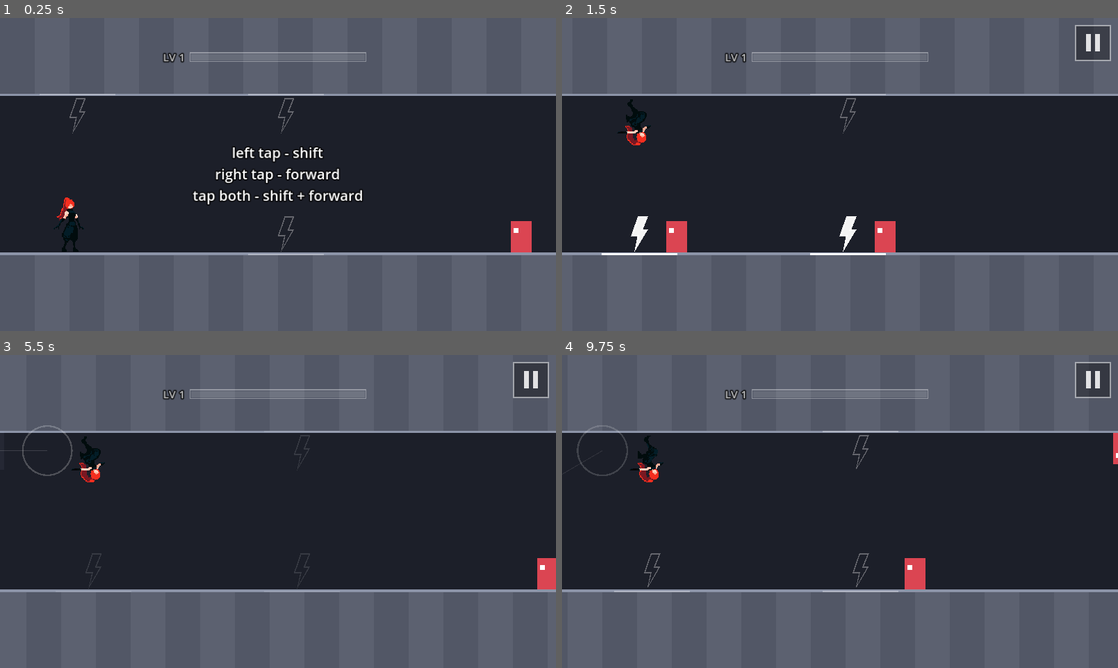
Above: before the commit, frames 1-4 (two rows, left to right).
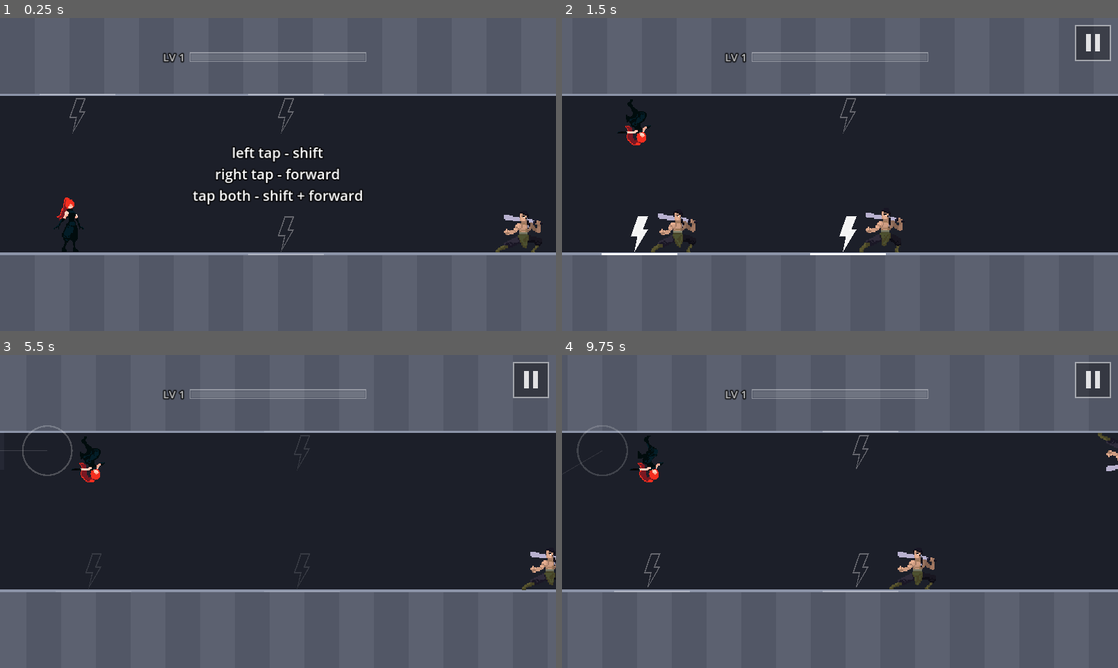
Above: after the commit, the same moments.

Repository: fredsbreads/game-off
Game: Godot game, scene res://scenes/main.tscn
Two runs of this game, one before a commit and one after it. Both use one fixed random seed, a clock stepped at 60 frames per second and the inputs below.
Inputs (mouse positions are in pixels of both pictures, inside the frame that each line leads up to):
- Up to frame 1 (0.25 s): no input
- Up to frame 2 (1.5 s): tap Enter at 0.5 s; move the mouse to (962, 158) at 0.52 s; hold K (tp_forward) 0.53-1.28 s; hold J (tp_vertical) 0.53-1.28 s; click (962, 158) at 0.67 s; move the mouse to (728, 190) at 1.27 s; tap Shift at 1.35 s
- Up to frame 3 (5.5 s): move the mouse to (333, 442) at 2.02 s; hold K (tp_forward) 2.03-3.53 s; tap N at 2.1, 4.35 s; move the mouse to (250, 574) at 2.77 s; tap J (tp_vertical) at 2.85 s; click (250, 574) at 2.92 s; move the mouse to (444, 558) at 3.52 s; hold Shift 3.53-4.28 s; move the mouse to (111, 464) at 4.27 s; move the mouse to (305, 511) at 5.02 s; hold J (tp_vertical) from 5.03 s (still down); click (305, 511) at 5.17 s
- Up to frame 4 (9.75 s): move the mouse to (756, 433) at 5.77 s; release J (tp_vertical) at 5.78 s; hold K (tp_forward) 5.78-8.03 s; tap Shift at 5.85 s; move the mouse to (962, 495) at 6.52 s; tap N at 6.6, 8.85 s; move the mouse to (728, 527) at 7.27 s; tap J (tp_vertical) at 7.35 s; click (728, 527) at 7.42 s; move the mouse to (895, 442) at 8.02 s; hold Shift 8.03-8.78 s; move the mouse to (812, 574) at 8.77 s; move the mouse to (1006, 558) at 9.52 s; hold K (tp_forward) from 9.53 s (still down); hold J (tp_vertical) from 9.53 s (still down); click (1006, 558) at 9.67 s

The runs differ from the first frame. In frame 1, 0.6% of the frame differs, in the area x 89-98%, y 62-75%; in frame 2, 1.1%, in the area x 16-62%, y 61-75%; in frame 3, 0.5%; in frame 4, 0.7%.

Commit message:
Martial Hero 3 sprite as the default enemy
Idle loop facing the player, upside down on the ceiling, death animation
when killed. Art is CC0 (license in assets/sprites/martial_hero).

Diff:
--- a/scripts/enemy.gd
+++ b/scripts/enemy.gd
@@ -1,30 +1,77 @@
 class_name Enemy
 extends Node2D
-## A grey-box enemy on the floor, or hanging upside down from the ceiling.
-## Kills you if you run into it in its row; dies if you teleport onto it.
+## The default enemy: a sword fighter on the floor, or hanging upside down
+## from the ceiling. Kills you if you run into it in its row; dies if you
+## teleport onto it. Art: "Martial Hero 3" (CC0), assets/sprites/martial_hero.
+##
+## Only the look lives here. Hits and kills use the rules' numbers (an enemy
+## counts as Rules.ENEMY_HALF_WIDTH * 2 tiles wide), not the art.
 
-const BODY_COLOR := Color(0.86, 0.27, 0.32)
-const EYE_COLOR := Color(1, 1, 1)
+const IDLE := preload("res://assets/sprites/martial_hero/idle.png")
+const DEATH := preload("res://assets/sprites/martial_hero/death.png")
+const FRAME := Vector2i(126, 126)
+# The point between his feet inside a frame: this sits on the floor.
+const FEET := Vector2(66, 82)
+# Drawn size: each art pixel is this many game units (he's ~82 units tall,
+# a little shorter than her).
+const SPRITE_SCALE := 2.0
+const IDLE_FPS := 10.0
+const DEATH_FPS := 16.0
+const FADE_SECONDS := 0.3   # after the death animation, before he's removed
 
 var tile_x := 0.0
 var row := Rules.Row.FLOOR
 var alive := true
 
+var _sprite: AnimatedSprite2D
+
 
 func _ready() -> void:
 	position = Vector2(tile_x * Rules.TILE, Rules.surface_y(row))
 	scale.y = -1.0 if row == Rules.Row.CEILING else 1.0
+	_sprite = AnimatedSprite2D.new()
+	_sprite.sprite_frames = _build_frames()
+	_sprite.centered = false
+	# Flipped, so his feet are FEET mirrored inside the frame.
+	_sprite.offset = Vector2(-(FRAME.x - FEET.x), -FEET.y)
+	_sprite.scale = Vector2(SPRITE_SCALE, SPRITE_SCALE)
+	_sprite.flip_h = true   # the art faces right; he faces her (left)
+	_sprite.texture_filter = CanvasItem.TEXTURE_FILTER_NEAREST
+	add_child(_sprite)
+	_sprite.play("idle")
+	# Don't have every enemy breathe in sync.
+	_sprite.frame = randi() % _sprite.sprite_frames.get_frame_count("idle")
+	_sprite.animation_finished.connect(_on_animation_finished)
 
 
+func _build_frames() -> SpriteFrames:
+	var frames := SpriteFrames.new()
+	frames.remove_animation("default")
+	for spec in [["idle", IDLE, IDLE_FPS, true], ["death", DEATH, DEATH_FPS, false]]:
+		var sheet: Texture2D = spec[1]
+		frames.add_animation(spec[0])
+		frames.set_animation_speed(spec[0], spec[2])
+		frames.set_animation_loop(spec[0], spec[3])
+		for i in sheet.get_width() / FRAME.x:
+			var tex := AtlasTexture.new()
+			tex.atlas = sheet
+			tex.region = Rect2(Vector2(i * FRAME.x, 0), Vector2(FRAME))
+			frames.add_frame(spec[0], tex)
+	return frames
+
+
+## Killed: he's out of the game at once (alive = false); the body plays the
+## death animation, fades and removes itself.
 func die() -> void:
 	alive = false
-	visible = false
+	if _sprite:
+		_sprite.play("death")
+	else:
+		queue_free()
 
 
-func _draw() -> void:
-	var t := Rules.TILE
-	var w := t * 0.6
-	var h := t * 0.9
-	draw_rect(Rect2(-w / 2, -h, w, h), BODY_COLOR)
-	# Eye facing left, toward the player.
-	draw_rect(Rect2(-w / 2 + 5, -h + 12, 9, 9), EYE_COLOR)
+func _on_animation_finished() -> void:
+	if _sprite.animation == "death":
+		var tween := create_tween()
+		tween.tween_property(self, "modulate:a", 0.0, FADE_SECONDS)
+		tween.tween_callback(queue_free)
--- a/scripts/level.gd
+++ b/scripts/level.gd
@@ -183,7 +183,9 @@
 func prune(min_x: float) -> void:
 	for i in range(enemies.size() - 1, -1, -1):
 		var e := enemies[i]
-		if not e.alive or e.tile_x < min_x:
+		if not e.alive:
+			enemies.remove_at(i)   # the body removes itself after dying
+		elif e.tile_x < min_x:
 			e.queue_free()
 			enemies.remove_at(i)
 	while sections.size() > 1 and float(sections[1]["start"]) < min_x - 30.0:
Not shown, added: assets/sprites/martial_hero/License.txt
Binary file added: assets/sprites/martial_hero/death.png
Not shown, added: assets/sprites/martial_hero/death.png.import
Binary file added: assets/sprites/martial_hero/idle.png
Not shown, added: assets/sprites/martial_hero/idle.png.import
